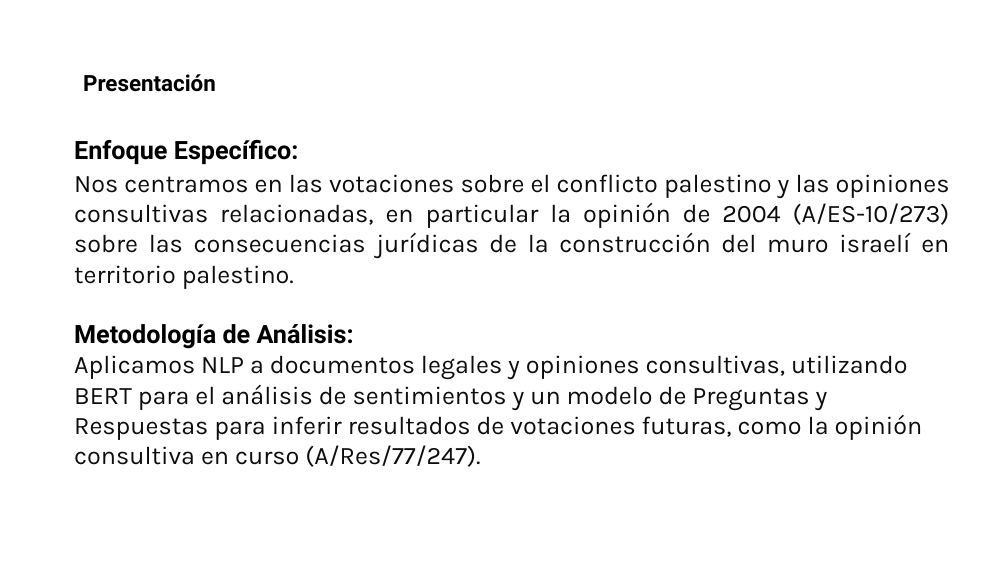
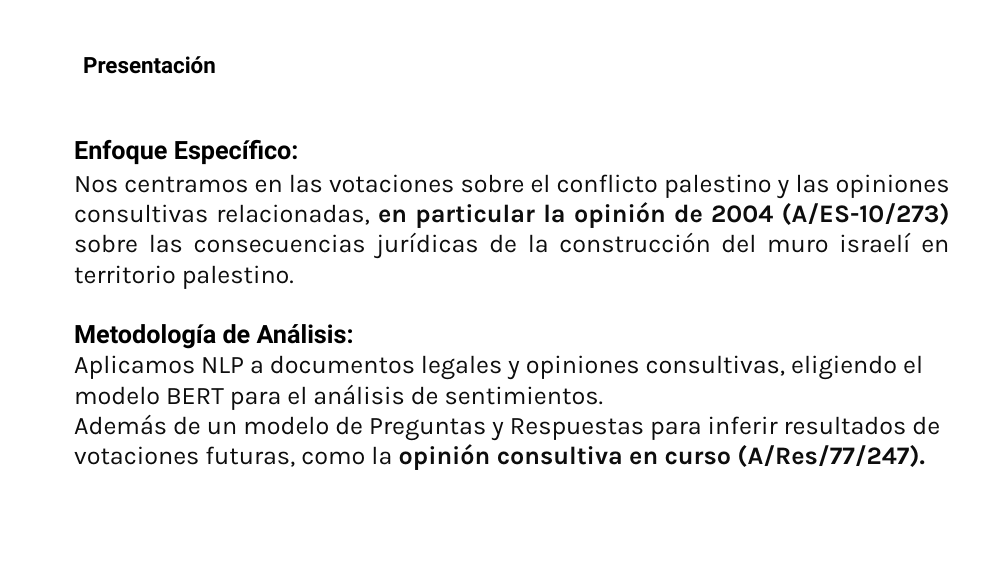
Before and after one commit to pardo2410/ProyectoFinalBootcampBigData, a slide deck: slide 4 of 00 - Presentacion/Data Divers - Presentacion v3.pptx. Drawn at 1008x567 pixels with LibreOffice and Linux fonts; fonts in the diff are those of the drawing; background and template pictures are left out. Boxes give left, top, right and bottom in pixels: in the first picture for what was removed or moved away, otherwise in the second. Text is boxed around its words. In the diff, an @@ line names an element or a change of style, - is before the commit and + after.

```diff
--- a/00 - Presentacion/Data Divers - Presentacion v3.pptx
+++ b/00 - Presentacion/Data Divers - Presentacion v3.pptx
@@ text "Presentación" moved from (x1=83, y1=74, x2=216, y2=92) to (x1=83, y1=56, x2=216, y2=74) @@
@@ text at (x1=74, y1=174, x2=950, y2=289): bold on in "en particular la opinión de 2004 (A/ES-10/273)" @@
@@ text at (x1=74, y1=355, x2=940, y2=470): text changed @@
-Aplicamos NLP a documentos legales y opiniones consultivas, utilizando BERT para el análisis de sentimientos y un modelo de Preguntas y Respuestas para inferir resultados de votaciones futuras, como la opinión consultiva en curso (A/Res/77/247).
+Aplicamos NLP a documentos legales y opiniones consultivas, eligiendo el modelo BERT para el análisis de sentimientos.
+Además de un modelo de Preguntas y Respuestas para inferir resultados de votaciones futuras, como la opinión consultiva en curso (A/Res/77/247).
```
Also in this commit, not shown: 12 other slides changed, 6 slides added, 6 slides removed, 1 other file.
